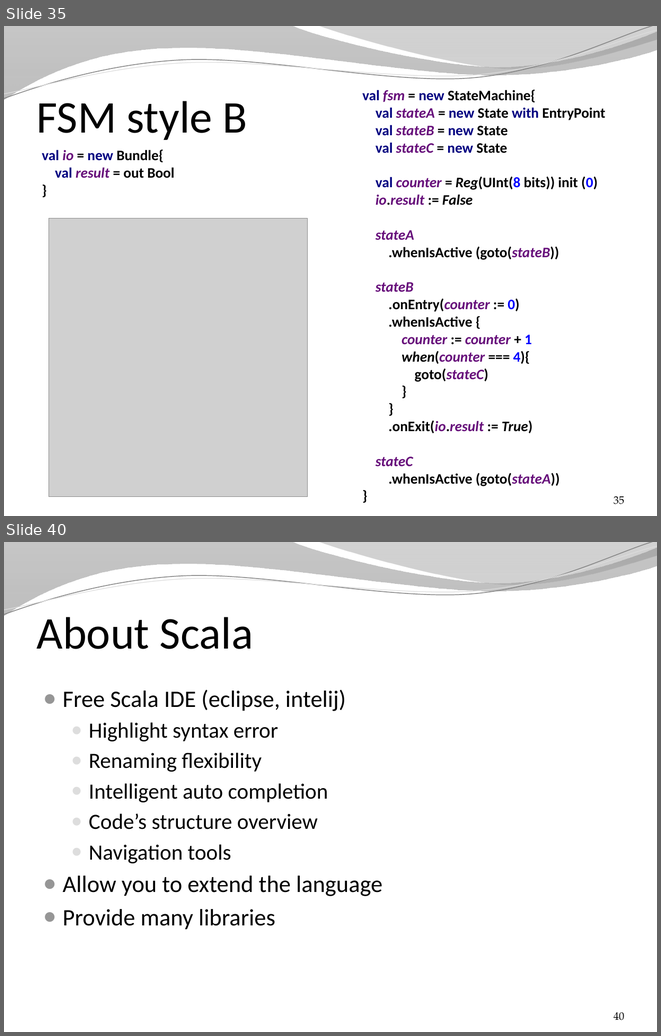
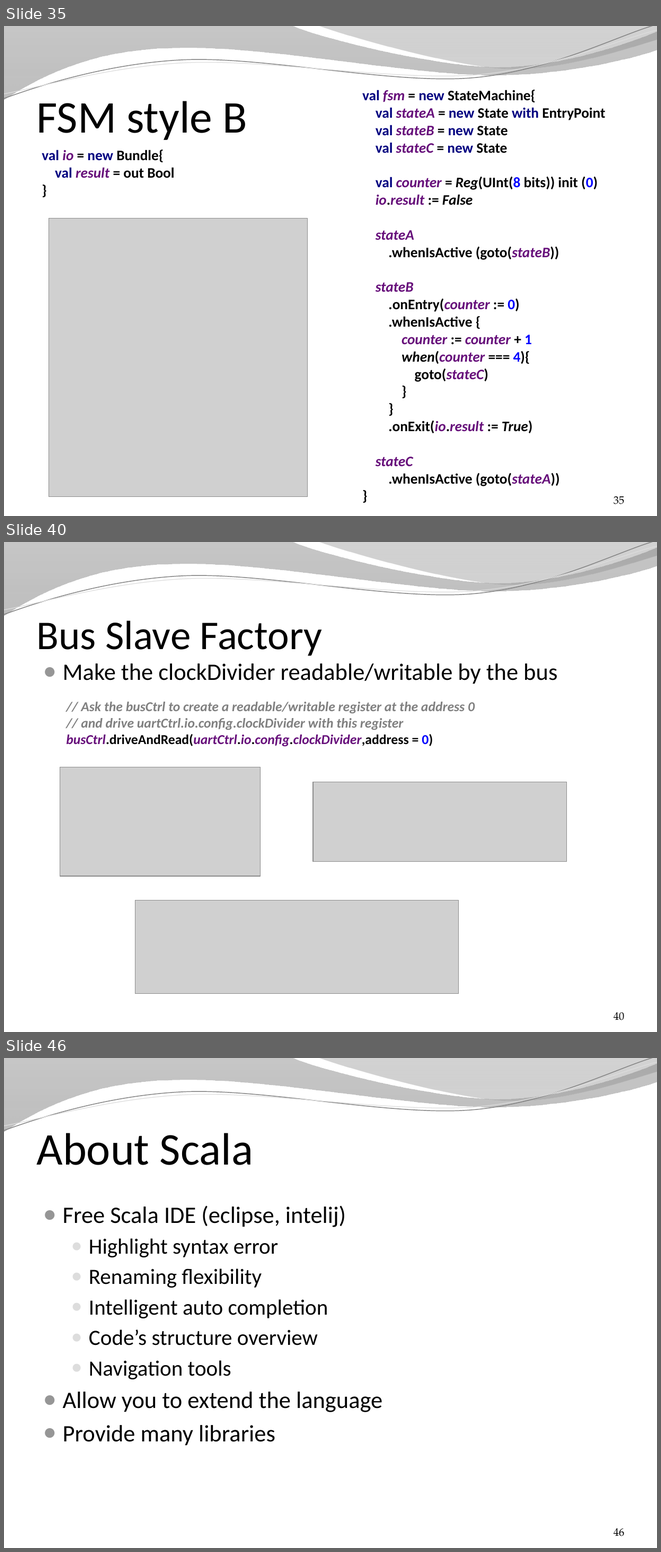
Before and after one commit to SpinalHDL/SpinalDoc, a slide deck: presentation/en/presentation.pptx. Shown one above the other, each under a label of ours: slides 35 and 40 before the commit, slides 35, 40 and 46 after it; the slides between them are not shown. The pictures are 661x1036 and 661x1552 pixels, drawn with LibreOffice and Linux fonts; fonts in the diff are those of the drawing; grey boxes stand for pictures; background and template pictures are left out. Boxes give left, top, right and bottom in pixels: in the first picture for what was removed or moved away, otherwise in the second. Text is boxed around its words. In the diff, an @@ line names an element or a change of style, - is before the commit and + after.

Commit message:
update presentation bus slave factory

```diff
--- a/presentation/en/presentation.pptx
+++ b/presentation/en/presentation.pptx
@@ slide 40 added at (4, 542, 657, 1032), background picture (left out); not listed: 4 template elements that a slide beside it also shows @@
@@ title added at (37, 620, 322, 656), 45 pt, text #000000 @@
+Bus Slave Factory
@@ text added at (63, 663, 557, 684), 26 pt, text #000000 @@
+● Make the clockDivider readable/writable by the bus
@@ text added at (66, 702, 475, 747), 15 pt, text #808080, bold, italic @@
+// Ask the busCtrl to create a readable/writable register at the address 0
+// and drive uartCtrl.io.config.clockDivider with this register
+busCtrl.driveAndRead(uartCtrl.io.config.clockDivider,address = 0)
@@ picture added at (60, 767, 260, 876) @@
@@ picture added at (313, 782, 567, 861) @@
@@ picture added at (135, 900, 458, 993) @@
@@ page number added at (614, 1012, 624, 1020), 12 pt, text #000000 @@
+40
@@ what was slide 40 is now slide 46 @@
@@ page number at (614, 1528, 624, 1536): text changed @@
-40
+46
```
Also in this commit, not shown: 6 slides changed, 9 other slides added, 3 other files.
